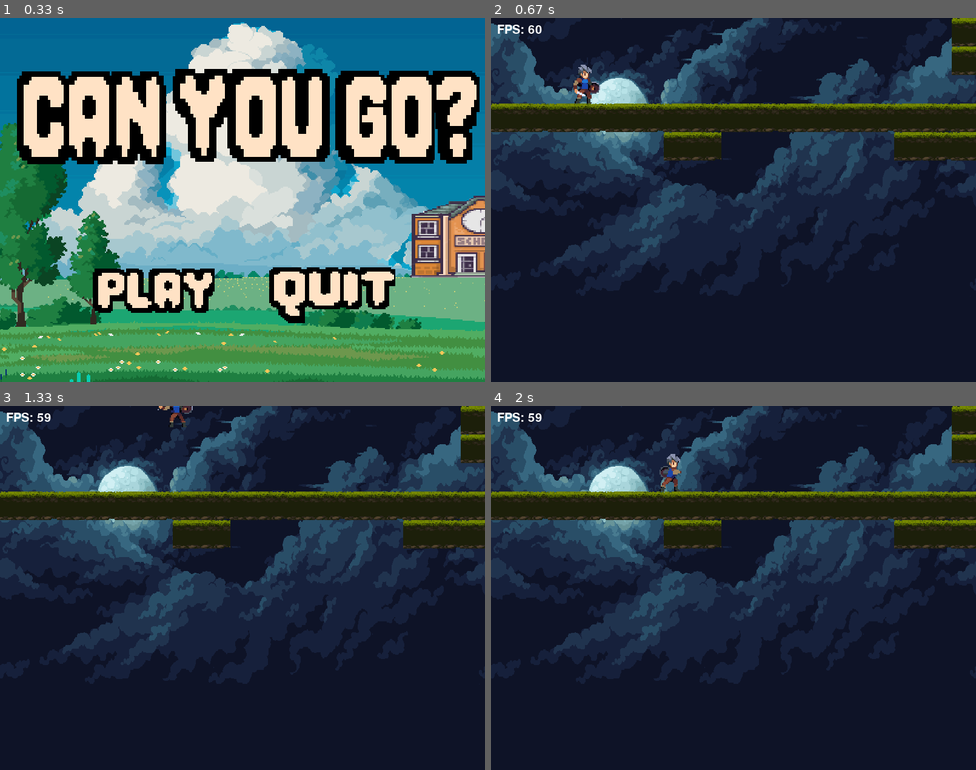
Above: before the commit, frames 1-4 (two rows, left to right).
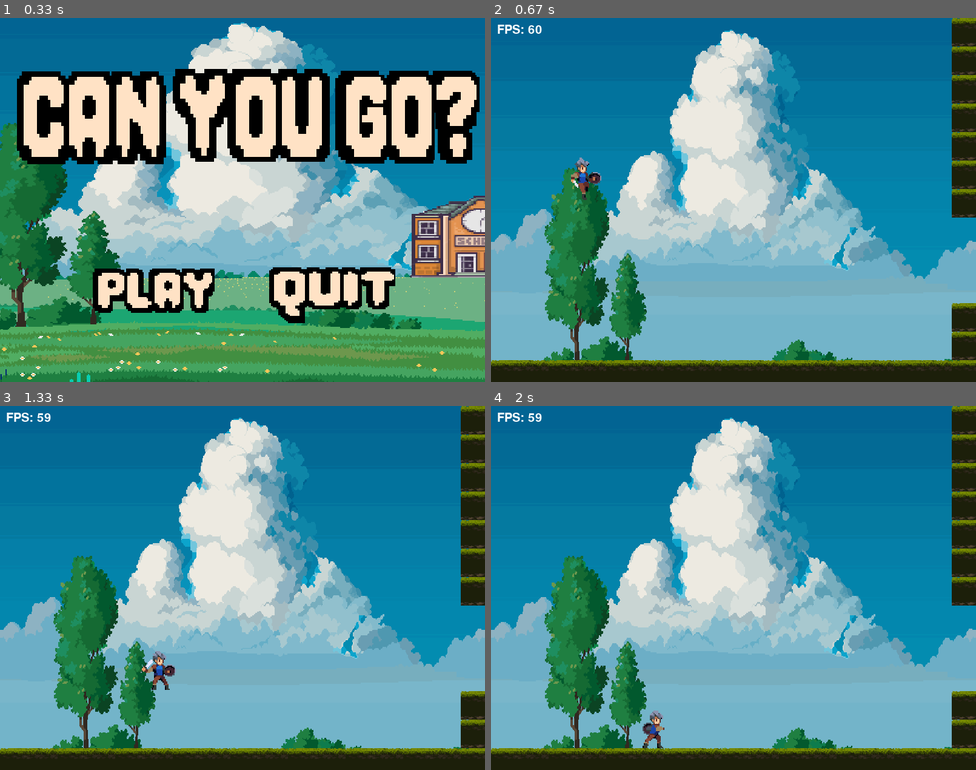
Above: after the commit, the same moments.

Repository: juanjore0/ComputacionGrafica
Game: pygame game, started from proyecto_juego/src/main.py
The game is run twice, just before and just after one commit, with the same random seed, the same clock (stepped at 60 frames per second) and the same inputs.
Inputs (mouse positions are in pixels of both pictures, inside the frame that each line leads up to):
- Up to frame 1 (0.33 s): no input
- Up to frame 2 (0.67 s): click (626, 305) at 0.38 s
- Up to frame 3 (1.33 s): hold Right 0.67-1.13 s; move the mouse to (242, 609) at 0.7 s; hold Up from 1.17 s (still down); tap Z at 1.23 s
- Up to frame 4 (2 s): release Up at 1.47 s

Frame 1 is identical in both runs. In frame 2, 98% of the frame differs, in the area x 0-100%, y 0-100%; in frame 3, 98%; in frame 4, 98%.

Commit message:
cambios en la velicidad del personaje y salto, ademas se agregaron 2 imagenes más

Diff:
--- a/proyecto_juego/src/juego.py
+++ b/proyecto_juego/src/juego.py
@@ -17,7 +17,7 @@
 
         # Rutas
         base = os.path.dirname(os.path.abspath(__file__))
-        ruta_fondo = os.path.join(base, '..', 'assets', 'images', 'backgrounds', 'Background_0.png')
+        ruta_fondo = os.path.join(base, '..', 'assets', 'images', 'backgrounds', 'Background.png')
         ruta_suelo = os.path.join(base, '..', 'assets', 'images', 'tiles', 'tiles.png')
         ruta_personaje = os.path.join(base, '..', 'assets', 'images', 'player', 'player.png')
 
@@ -74,11 +74,19 @@
         """Inicializa o reinicia el nivel del juego"""
         # Mapa simplificado
         self.mapa = [
-            [0,0,0,0,0,0,0,0,1,0,0,0,0,0],
-            [0,0,0,0,0,0,0,0,1,0,0,0,0,0],
-            [0,0,0,0,0,0,0,0,0,0,0,0,1,1],
-            [1,1,1,1,1,1,1,1,1,1,0,0,0,0],
-            [0,0,0,1,0,0,0,1,1,1,0,0,0,0],
+            [0,0,0,0,0,0,0,0,1],
+            [0,0,0,0,0,0,0,0,1],
+            [0,0,0,0,0,0,0,0,1],
+            [0,0,0,0,0,0,0,0,1],
+            [0,0,0,0,0,0,0,0,1],
+            [0,0,0,0,0,0,0,0,1],
+            [0,0,0,0,0,0,0,0,1],
+            [0,0,0,0,0,0,0,0,0],
+            [0,0,0,0,0,0,0,0,0],
+            [0,0,0,0,0,0,0,0,0],
+            [0,0,0,0,0,0,0,0,1],
+            [0,0,0,0,0,0,0,0,1],
+            [1,1,1,1,1,1,1,1,1],
         ]
         self.nivel = Nivel(self.mapa, self.tile_suelo)
 
--- a/proyecto_juego/src/personaje.py
+++ b/proyecto_juego/src/personaje.py
@@ -42,8 +42,8 @@
         self.vel_x = 0
         self.vel_y = 0
         self.gravedad = 0.8
-        self.fuerza_salto = -15
-        self.velocidad = 5
+        self.fuerza_salto = -14
+        self.velocidad = 4
         self.en_suelo = False
 
         # Control de estados
Binary file added: proyecto_juego/assets/images/backgrounds/2.png
Binary file changed: proyecto_juego/assets/images/backgrounds/Background.png
Binary file added: proyecto_juego/assets/images/tiles/tiles_puerta.png
